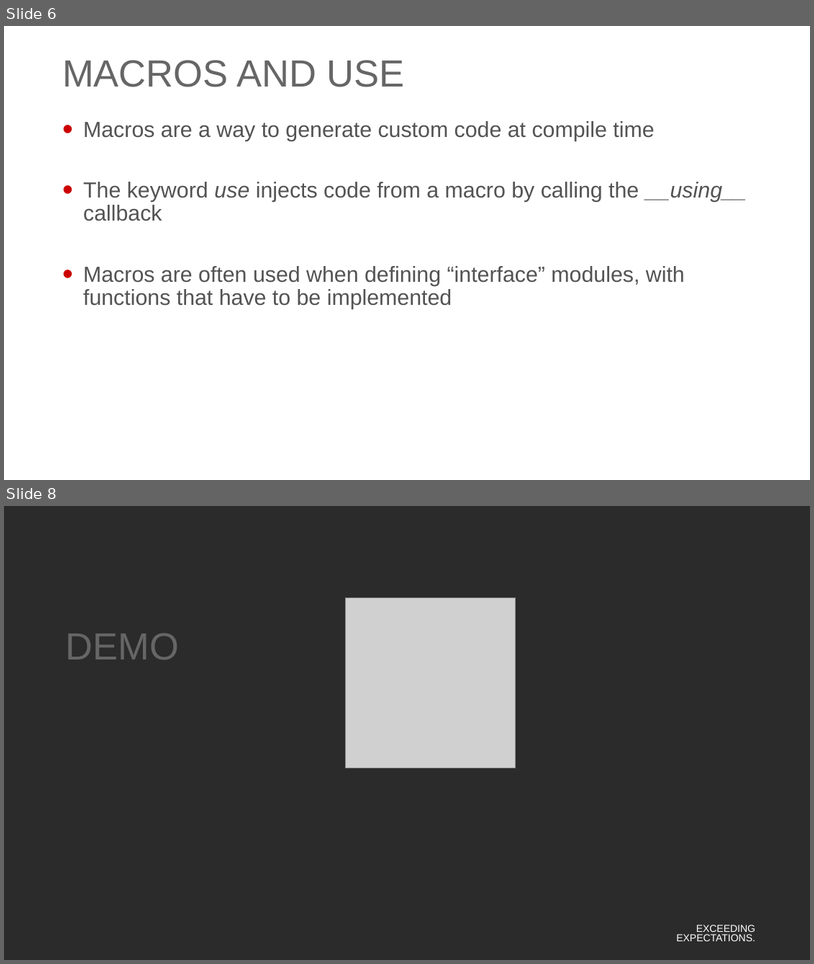
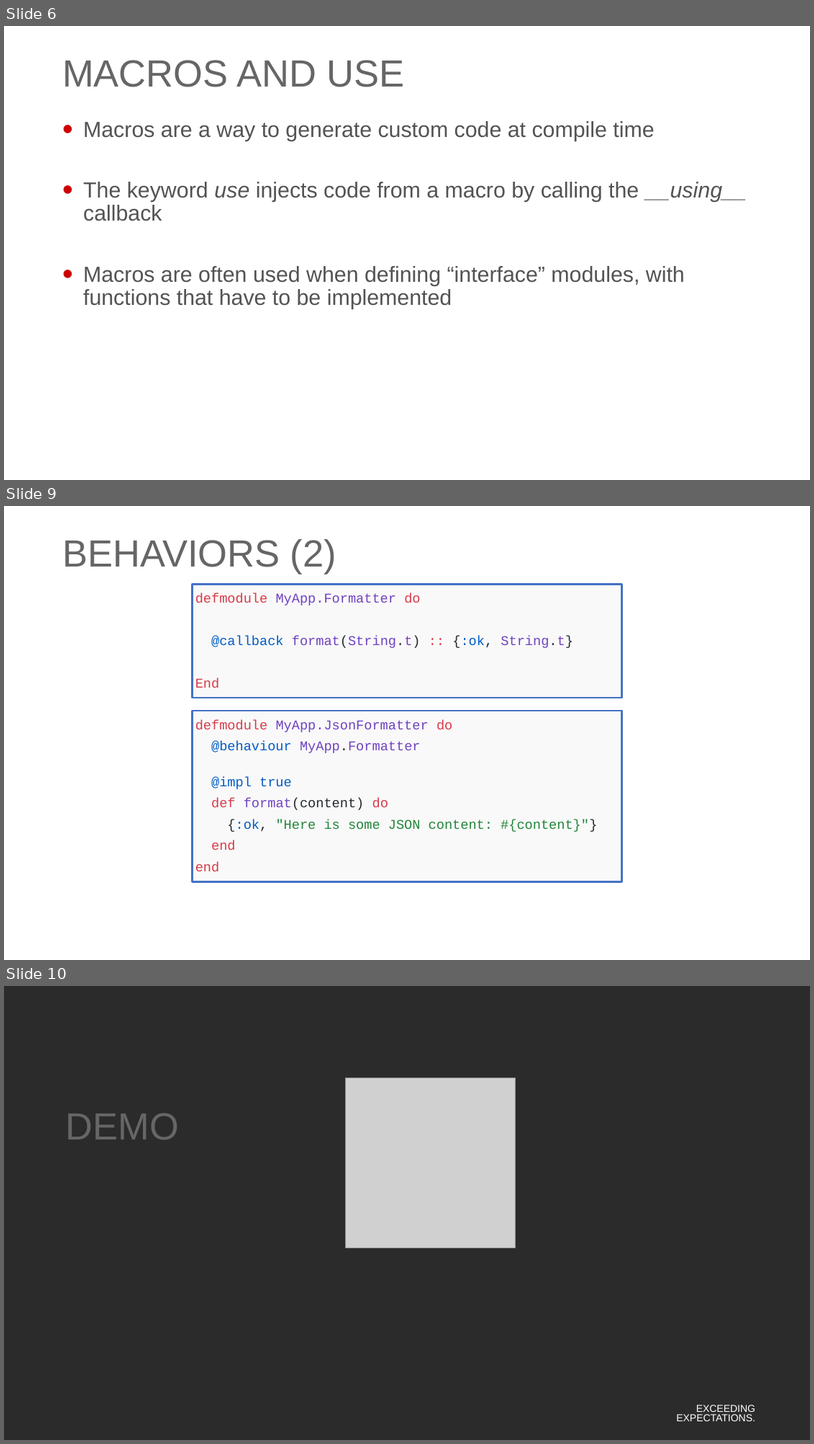
Before and after one commit to georgiyolovski/elixir-workshop, a slide deck: Elixir - Day 2.pptx. Shown one above the other, each under a label of ours: slides 6 and 8 before the commit, slides 6, 9 and 10 after it; the slides between them are not shown. The pictures are 814x964 and 814x1444 pixels, drawn with LibreOffice and Linux fonts; fonts in the diff are those of the drawing; grey boxes stand for pictures; background and template pictures are left out; a plain dark background stands for a picture behind light text. Boxes give left, top, right and bottom in pixels: in the first picture for what was removed or moved away, otherwise in the second. Text is boxed around its words. In the diff, an @@ line names an element or a change of style, - is before the commit and + after.

Commit message:
Completed macros and behaviors section

```diff
--- a/Elixir - Day 2.pptx
+++ b/Elixir - Day 2.pptx
@@ slide 9 added at [4,506,810,960], background #FFFFFF; not listed: 1 template element that a slide beside it also shows @@
@@ title added at [62,539,337,574], 45 pt, text #666666 @@
+BEHAVIORS (2)
@@ rectangle added at [192,584,622,698], fill #F9F9F9, outline #4472C4 2 pt, 16 pt, text #6F42C1 @@
+defmodule MyApp.Formatter do
+@callback format(String.t) :: {:ok, String.t}
+End
@@ rectangle added at [192,710,622,882], fill #F9F9F9, outline #4472C4 2 pt, 16 pt, text #6F42C1 @@
+defmodule MyApp.JsonFormatter do
+@behaviour MyApp.Formatter
+@impl true
+def format(content) do
+{:ok, "Here is some JSON content: #{content}"}
+end
+end
@@ what was slide 8 is now slide 10 @@
```
Also in this commit, not shown: 1 slide changed, 1 other slide added.
